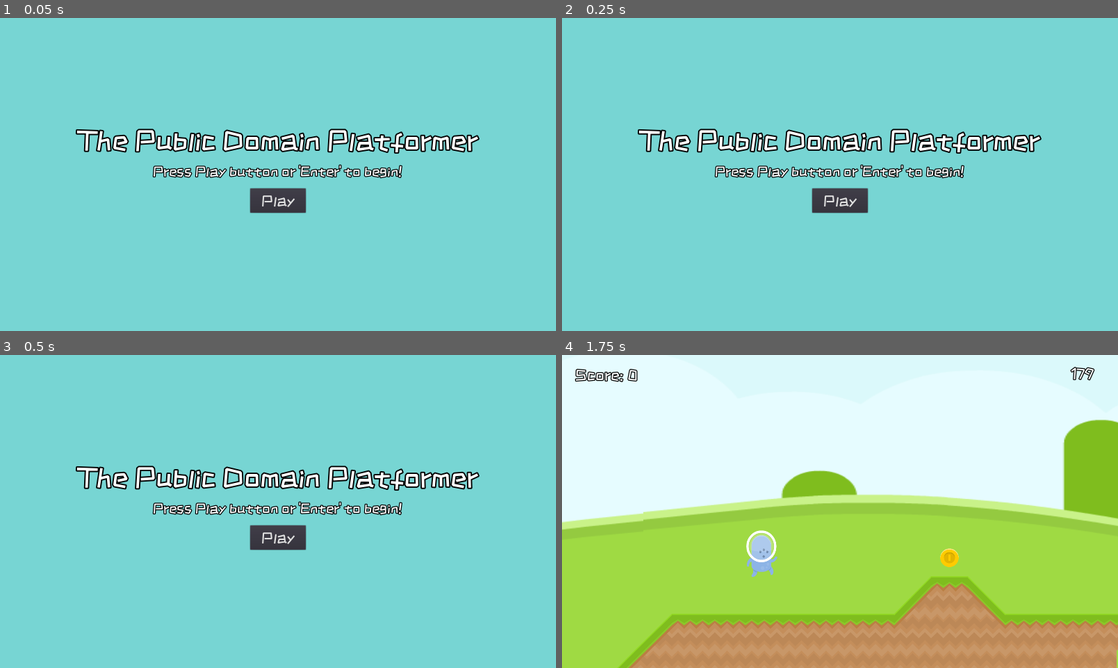
Above: before the commit, frames 1-4 (two rows, left to right).
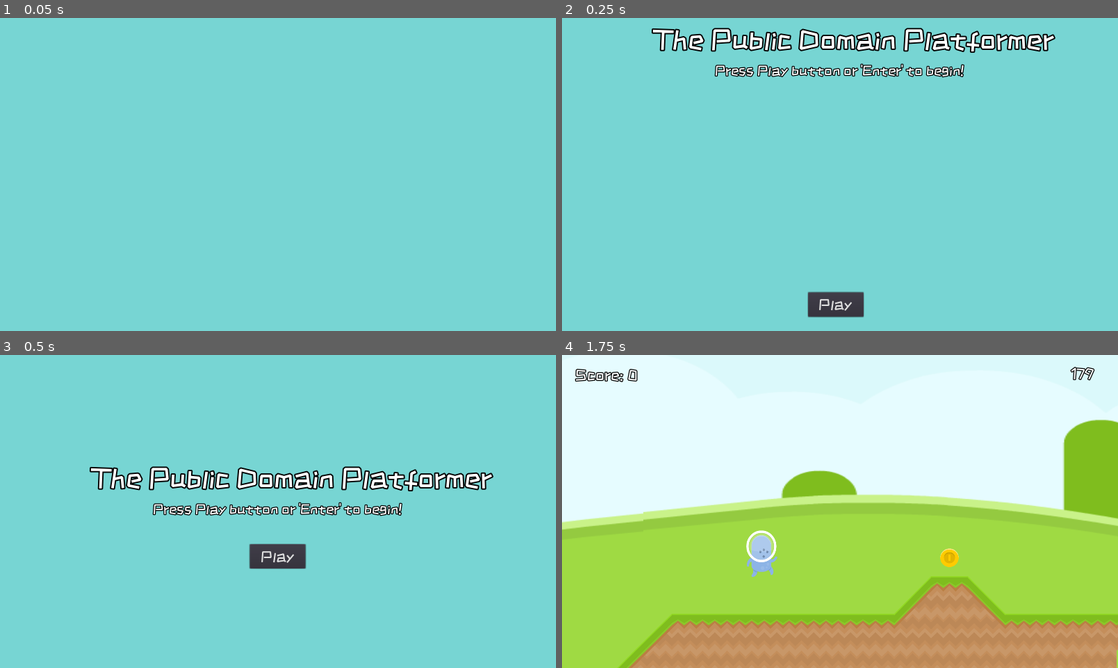
Above: after the commit, the same moments.

Repository: cpvanlue/midterm-cpvanlue
Game: Godot game, scene res://src/MainMenu.tscn
The game is run twice, just before and just after one commit, with the same random seed, the same clock (stepped at 60 frames per second) and the same inputs. This scene is started directly instead of the project's main scene.
Inputs:
- Up to frame 1 (0.05 s): no input
- Up to frame 2 (0.25 s): no input
- Up to frame 3 (0.5 s): no input
- Up to frame 4 (1.75 s): click "Play" at 0.5 s; tap Enter at 1.25 s; hold D (right) from 1.28 s (still down); hold S (crouch) from 1.28 s (still down); tap Space (jump) at 1.52 s

The runs differ from the first frame. In frame 1, 5.0% of the frame differs, in the area x 13-87%, y 35-63%; in frame 2, 10%, in the area x 13-89%, y 3-96%; in frame 3, 5.7%; in frame 4, nothing differs.

Commit message:
Add animation to main menu on load

Diff:
--- a/src/MainMenu.gd
+++ b/src/MainMenu.gd
@@ -2,6 +2,9 @@
 
 
 
+func _ready() -> void:
+	$AnimationPlayer.play("Load")
 
-func _on_Button_pressed():
+
+func _on_Button_pressed() -> void:
 	var _ignored = get_tree().change_scene("res://src/Level.tscn")
--- a/src/MainMenu.tscn
+++ b/src/MainMenu.tscn
@@ -19,6 +19,99 @@
 size = 36
 font_data = ExtResource( 1 )
 
+[sub_resource type="Animation" id=4]
+resource_name = "Load"
+tracks/0/type = "bezier"
+tracks/0/path = NodePath("ColorRect/Button:rect_position:x")
+tracks/0/interp = 1
+tracks/0/loop_wrap = true
+tracks/0/imported = false
+tracks/0/enabled = true
+tracks/0/keys = {
+"points": PoolRealArray( 560, -0.25, 0, 0.25, 0, 576, -0.25, 0, 0.25, 0, 576, -0.25, 0, 0.25, 0 ),
+"times": PoolRealArray( 0, 0.6, 1 )
+}
+tracks/1/type = "bezier"
+tracks/1/path = NodePath("ColorRect/Button:rect_position:y")
+tracks/1/interp = 1
+tracks/1/loop_wrap = true
+tracks/1/imported = false
+tracks/1/enabled = true
+tracks/1/keys = {
+"points": PoolRealArray( 752, -0.25, 0, 0.25, 0, 416, -0.25, 0, 0.25, 0, 416, -0.25, 0, 0.25, 0 ),
+"times": PoolRealArray( 0, 0.6, 1 )
+}
+tracks/2/type = "bezier"
+tracks/2/path = NodePath("ColorRect/Button:rect_rotation")
+tracks/2/interp = 1
+tracks/2/loop_wrap = true
+tracks/2/imported = false
+tracks/2/enabled = true
+tracks/2/keys = {
+"points": PoolRealArray( 0, -0.25, 0, 0.25, 0, 0, -0.25, 0, 0.25, 0, 0, -0.25, 0, 0.25, 0 ),
+"times": PoolRealArray( 0, 0.6, 1 )
+}
+tracks/3/type = "bezier"
+tracks/3/path = NodePath("ColorRect/Desc:rect_position:x")
+tracks/3/interp = 1
+tracks/3/loop_wrap = true
+tracks/3/imported = false
+tracks/3/enabled = true
+tracks/3/keys = {
+"points": PoolRealArray( 352, -0.25, 0, 0.25, 0, 352, -0.25, 0, 0.25, 0, 352, -0.25, 0, 0.25, 0, 352, -0.25, 0, 0.25, 0, 352, -0.25, 0, 0.25, 0 ),
+"times": PoolRealArray( 0, 0.6, 0.7, 0.8, 1 )
+}
+tracks/4/type = "bezier"
+tracks/4/path = NodePath("ColorRect/Desc:rect_position:y")
+tracks/4/interp = 1
+tracks/4/loop_wrap = true
+tracks/4/imported = false
+tracks/4/enabled = true
+tracks/4/keys = {
+"points": PoolRealArray( -40, -0.25, 0, 0.25, 0, 360, -0.25, 0, 0.25, 0, 344, -0.25, 0, 0.25, 0, 320, -0.25, 0, 0.25, 0, 368, -0.25, 0, 0.25, 0 ),
+"times": PoolRealArray( 0, 0.6, 0.7, 0.8, 1 )
+}
+tracks/5/type = "bezier"
+tracks/5/path = NodePath("ColorRect/Desc:rect_rotation")
+tracks/5/interp = 1
+tracks/5/loop_wrap = true
+tracks/5/imported = false
+tracks/5/enabled = true
+tracks/5/keys = {
+"points": PoolRealArray( 0, -0.25, 0, 0.25, 0, 0, -0.25, 0, 0.25, 0, 0, -0.25, 0, 0.25, 0, 0, -0.25, 0, 0.25, 0, 0, -0.25, 0, 0.25, 0 ),
+"times": PoolRealArray( 0, 0.6, 0.7, 0.8, 1 )
+}
+tracks/6/type = "bezier"
+tracks/6/path = NodePath("ColorRect/Title:rect_position:x")
+tracks/6/interp = 1
+tracks/6/loop_wrap = true
+tracks/6/imported = false
+tracks/6/enabled = true
+tracks/6/keys = {
+"points": PoolRealArray( 192, -0.25, 0, 0.25, 0, 192, -0.25, 0, 0.25, 0, 192, -0.25, 0, 0.25, 0, 192, -0.25, 0, 0.25, 0, 192, -0.25, 0, 0.25, 0 ),
+"times": PoolRealArray( 0, 0.6, 0.7, 0.8, 1 )
+}
+tracks/7/type = "bezier"
+tracks/7/path = NodePath("ColorRect/Title:rect_position:y")
+tracks/7/interp = 1
+tracks/7/loop_wrap = true
+tracks/7/imported = false
+tracks/7/enabled = true
+tracks/7/keys = {
+"points": PoolRealArray( -128, -0.25, 0, 0.25, 0, 272, -0.25, 0, 0.25, 0, 256, -0.25, 0, 0.25, 0, 232, -0.25, 0, 0.25, 0, 280, -0.25, 0, 0.25, 0 ),
+"times": PoolRealArray( 0, 0.6, 0.7, 0.8, 1 )
+}
+tracks/8/type = "bezier"
+tracks/8/path = NodePath("ColorRect/Title:rect_rotation")
+tracks/8/interp = 1
+tracks/8/loop_wrap = true
+tracks/8/imported = false
+tracks/8/enabled = true
+tracks/8/keys = {
+"points": PoolRealArray( 0, -0.25, 0, 0.25, 0, 0, -0.25, 0, 0.25, 0, 0, -0.25, 0, 0.25, 0, 0, -0.25, 0, 0.25, 0, 0, -0.25, 0, 0.25, 0 ),
+"times": PoolRealArray( 0, 0.6, 0.7, 0.8, 1 )
+}
+
 [node name="MainMenu" type="CanvasLayer"]
 script = ExtResource( 2 )
 
@@ -31,31 +124,41 @@
 }
 
 [node name="Title" type="Label" parent="ColorRect"]
-margin_left = 160.0
-margin_top = 248.0
-margin_right = 1119.0
-margin_bottom = 313.0
+margin_left = 192.0
+margin_top = -128.0
+margin_right = 1151.0
+margin_bottom = -62.9999
 custom_fonts/font = SubResource( 1 )
 text = "The Public Domain Platformer"
 align = 1
+__meta__ = {
+"_edit_use_anchors_": false
+}
 
 [node name="Desc" type="Label" parent="ColorRect"]
 margin_left = 352.0
-margin_top = 336.0
+margin_top = -40.0
 margin_right = 924.0
-margin_bottom = 369.0
+margin_bottom = -6.99994
 custom_fonts/font = SubResource( 2 )
 text = "Press Play button or 'Enter' to begin!"
+__meta__ = {
+"_edit_use_anchors_": false
+}
 
 [node name="Button" type="Button" parent="ColorRect"]
-margin_left = 576.0
-margin_top = 392.0
-margin_right = 704.0
-margin_bottom = 448.0
+margin_left = 560.0
+margin_top = 752.0
+margin_right = 688.0
+margin_bottom = 808.0
 custom_fonts/font = SubResource( 3 )
 text = "Play"
 __meta__ = {
 "_edit_use_anchors_": false
 }
 
+[node name="AnimationPlayer" type="AnimationPlayer" parent="."]
+method_call_mode = 1
+anims/Load = SubResource( 4 )
+
 [connection signal="pressed" from="ColorRect/Button" to="." method="_on_Button_pressed"]
Not shown: 1 places in src/MainMenu.tscn that only renumber resources
